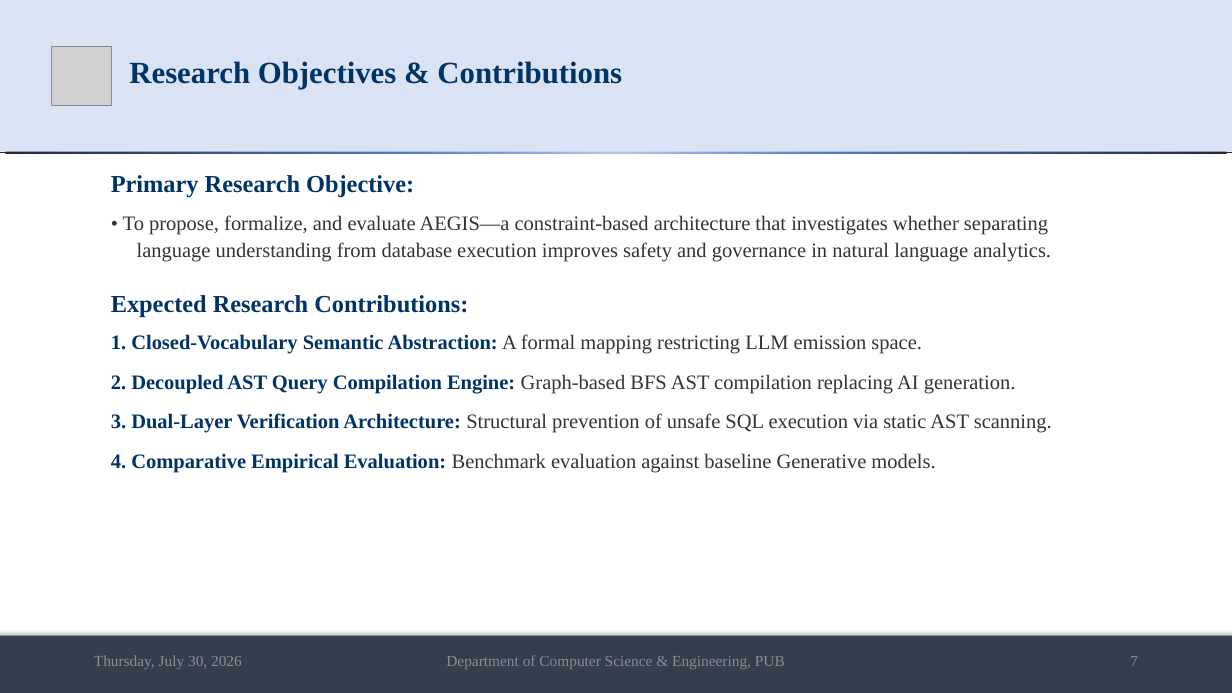
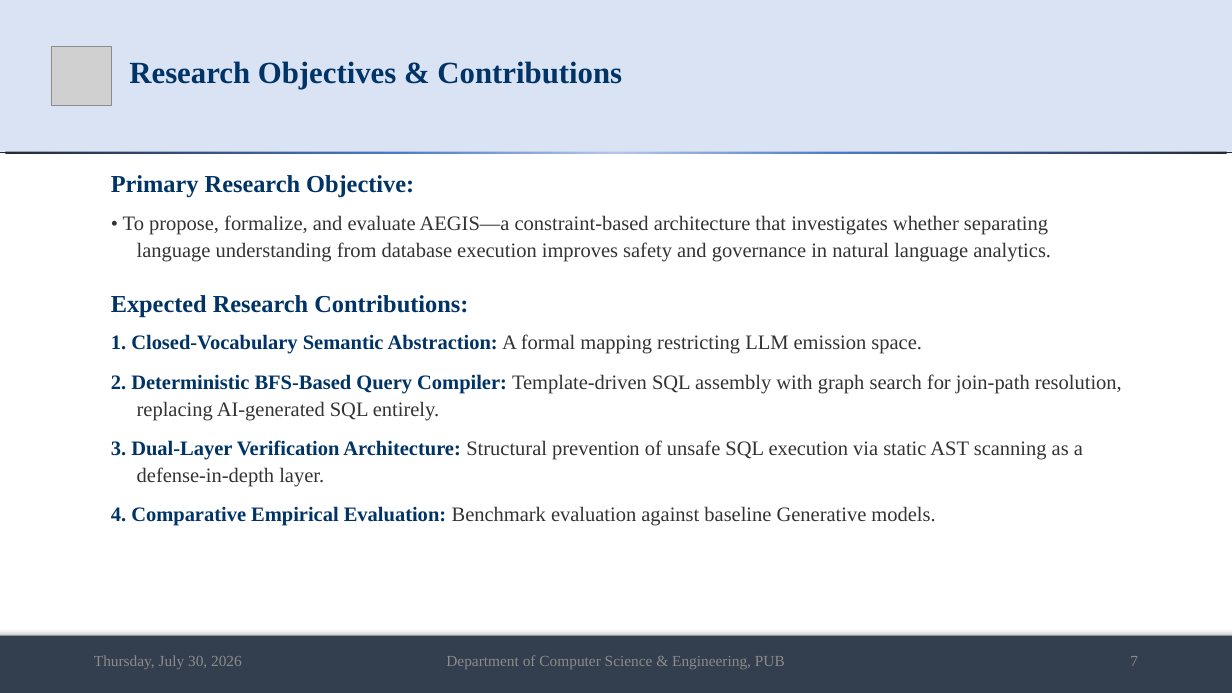
Before and after one commit to md-riaz/AEGIS-Research, a slide deck: slide 7 of docs/scripts/Md_Riaz_Mid_Defense_Final_0322310105101024.pptx. Drawn at 1232x693 pixels with LibreOffice and Linux fonts; fonts in the diff are those of the drawing; grey boxes stand for pictures. Boxes give left, top, right and bottom in pixels: in the first picture for what was removed or moved away, otherwise in the second. Text is boxed around its words. In the diff, an @@ line names an element or a change of style, - is before the commit and + after.

```diff
--- a/docs/scripts/Md_Riaz_Mid_Defense_Final_0322310105101024.pptx
+++ b/docs/scripts/Md_Riaz_Mid_Defense_Final_0322310105101024.pptx
@@ text at (111,374,1122,487): text changed @@
-2. Decoupled AST Query Compilation Engine: Graph-based BFS AST compilation replacing AI generation.
-3. Dual-Layer Verification Architecture: Structural prevention of unsafe SQL execution via static AST scanning.
+2. Deterministic BFS-Based Query Compiler: Template-driven SQL assembly with graph search for join-path resolution, replacing AI-generated SQL entirely.
+3. Dual-Layer Verification Architecture: Structural prevention of unsafe SQL execution via static AST scanning as a defense-in-depth layer.
```
Also in this commit, not shown: 4 other slides changed, 6 other files.
